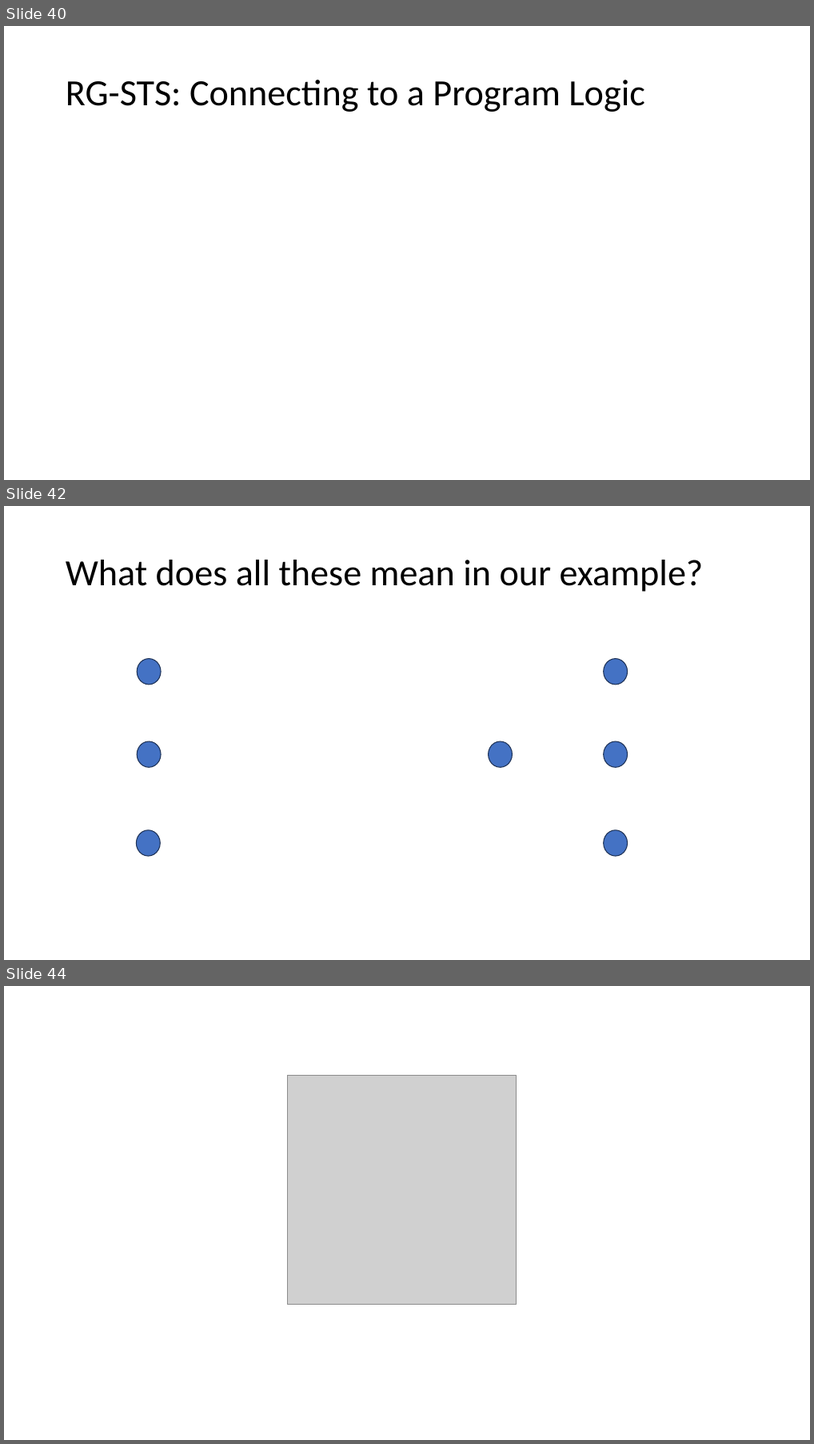
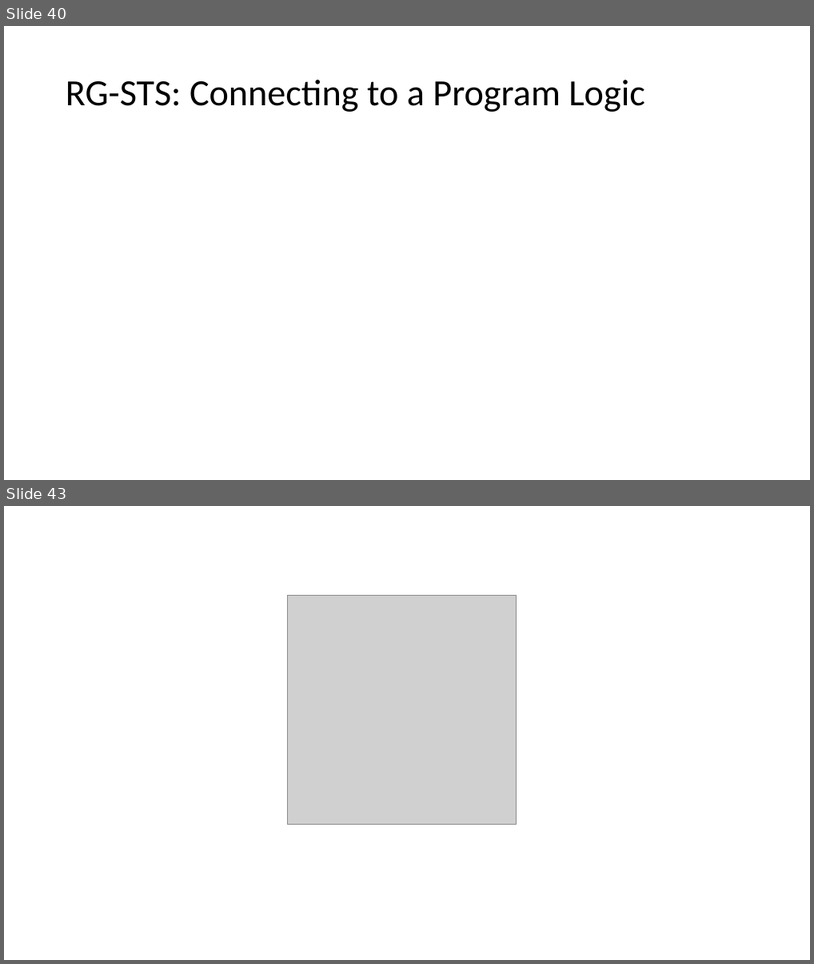
Before and after one commit to Contingent-Systems/modal_abstractions_presentations, a slide deck: thesis_proposal/proposal.pptx. Shown one above the other, each under a label of ours: slides 40, 42 and 44 before the commit, slides 40 and 43 after it; the slides between them are not shown. The pictures are 814x1444 and 814x964 pixels, drawn with LibreOffice and Linux fonts; fonts in the diff are those of the drawing; grey boxes stand for pictures. Boxes give left, top, right and bottom in pixels: in the first picture for what was removed or moved away, otherwise in the second. Text is boxed around its words. In the diff, an @@ line names an element or a change of style, - is before the commit and + after.

```diff
--- a/thesis_proposal/proposal.pptx
+++ b/thesis_proposal/proposal.pptx
@@ slide 42 removed at (4,506,810,960), background #FFFFFF @@
@@ title removed at (66,560,704,592) @@
-What does all these mean in our example?
@@ ellipse removed at (137,659,162,684) @@
@@ ellipse removed at (604,659,628,684) @@
@@ ellipse removed at (137,741,162,768) @@
@@ ellipse removed at (489,741,513,768) @@
@@ ellipse removed at (604,741,628,768) @@
@@ ellipse removed at (137,830,161,856) @@
@@ ellipse removed at (604,830,628,856) @@
@@ what was slide 44 is now slide 43 @@
```
Also in this commit, not shown: 6 slides changed, 1 slide added, 1 other slide removed.
